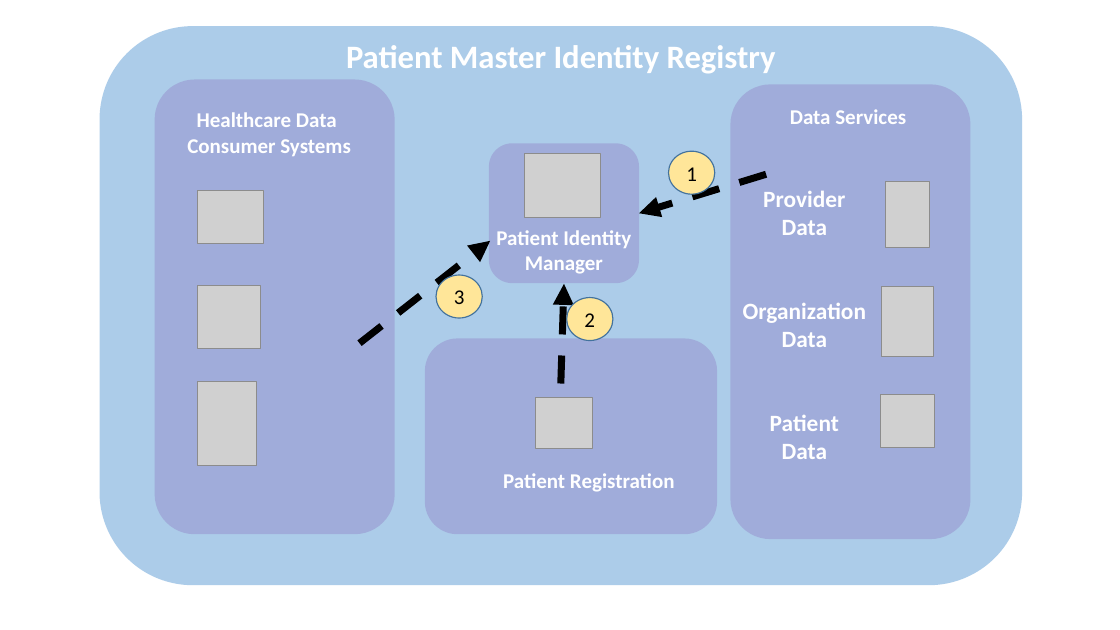
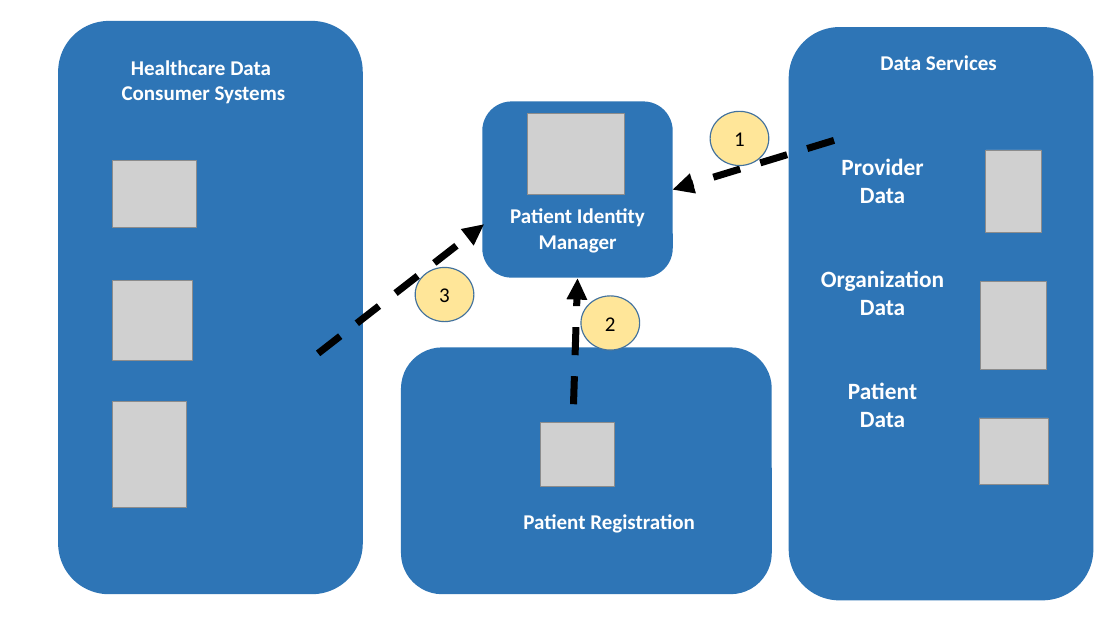
Before and after one commit to IHE/publications, a slide deck: slide 1 of ITI/HIE-Whitepaper/images/PMIR_WorkflowGraphic_v2.pptx. Drawn at 1120x630 pixels with LibreOffice and Linux fonts; fonts in the diff are those of the drawing; grey boxes stand for pictures. Boxes give left, top, right and bottom in pixels: in the first picture for what was removed or moved away, otherwise in the second. Text is boxed around its words. In the diff, an @@ line names an element or a change of style, - is before the commit and + after.

```diff
--- a/ITI/HIE-Whitepaper/images/PMIR_WorkflowGraphic_v2.pptx
+++ b/ITI/HIE-Whitepaper/images/PMIR_WorkflowGraphic_v2.pptx
@@ rounded rectangle resized from (x1=155, y1=80, x2=395, y2=534) to (x1=58, y1=21, x2=363, y2=595) @@
@@ rounded rectangle removed at (x1=99, y1=26, x2=1022, y2=586) @@
@@ fill #7030A0 at 20% opacity to #2E75B6 in 4 elements at (x1=482, y1=102, x2=673, y2=278), (x1=58, y1=21, x2=363, y2=595), (x1=401, y1=348, x2=771, y2=595), (x1=789, y1=27, x2=1094, y2=601) @@
@@ rounded rectangle resized from (x1=731, y1=84, x2=971, y2=539) to (x1=789, y1=27, x2=1094, y2=601) @@
@@ text "Healthcare Data" moved from (x1=187, y1=112, x2=351, y2=156) to (x1=122, y1=60, x2=286, y2=104) @@
@@ text removed at (x1=346, y1=45, x2=776, y2=74) @@
-Patient Master Identity Registry
@@ text "Data Services" moved from (x1=790, y1=109, x2=906, y2=124) to (x1=880, y1=55, x2=997, y2=70) @@
@@ rounded rectangle resized from (x1=489, y1=144, x2=639, y2=283) to (x1=482, y1=102, x2=673, y2=278) @@
@@ picture resized from (x1=524, y1=153, x2=601, y2=217) to (x1=528, y1=114, x2=624, y2=195) @@
@@ ellipse "1" resized from (x1=669, y1=151, x2=715, y2=194) to (x1=710, y1=112, x2=769, y2=166) @@
@@ arrow moved from (766, 174) - (639, 213) to (834, 140) - (673, 190) @@
@@ text "Provider" moved from (x1=743, y1=191, x2=866, y2=459) to (x1=821, y1=158, x2=944, y2=427) @@
@@ picture resized from (x1=197, y1=191, x2=264, y2=244) to (x1=113, y1=160, x2=197, y2=227) @@
@@ picture resized from (x1=886, y1=181, x2=929, y2=247) to (x1=986, y1=150, x2=1042, y2=234) @@
@@ text "Patient Identity Manager" moved from (x1=496, y1=230, x2=631, y2=274) to (x1=510, y1=208, x2=645, y2=253) @@
@@ arrow moved from (360, 344) - (491, 241) to (318, 354) - (484, 224) @@
@@ ellipse "3" resized from (x1=436, y1=275, x2=482, y2=318) to (x1=415, y1=267, x2=474, y2=322) @@
@@ picture resized from (x1=197, y1=286, x2=260, y2=349) to (x1=113, y1=281, x2=192, y2=360) @@
@@ arrow moved from (561, 384) - (564, 284) to (574, 404) - (578, 279) @@
@@ ellipse "2" resized from (x1=567, y1=297, x2=613, y2=340) to (x1=581, y1=296, x2=640, y2=350) @@
@@ picture resized from (x1=881, y1=287, x2=933, y2=357) to (x1=981, y1=281, x2=1047, y2=370) @@
@@ rounded rectangle resized from (x1=425, y1=339, x2=718, y2=534) to (x1=401, y1=348, x2=771, y2=595) @@
@@ picture resized from (x1=197, y1=381, x2=256, y2=465) to (x1=113, y1=402, x2=187, y2=507) @@
@@ picture resized from (x1=881, y1=395, x2=935, y2=448) to (x1=980, y1=418, x2=1049, y2=486) @@
@@ picture resized from (x1=535, y1=398, x2=593, y2=450) to (x1=541, y1=423, x2=614, y2=487) @@
@@ text "Patient Registration" moved from (x1=503, y1=473, x2=675, y2=492) to (x1=523, y1=514, x2=695, y2=533) @@
```
Also in this commit, not shown: 19 other files.
